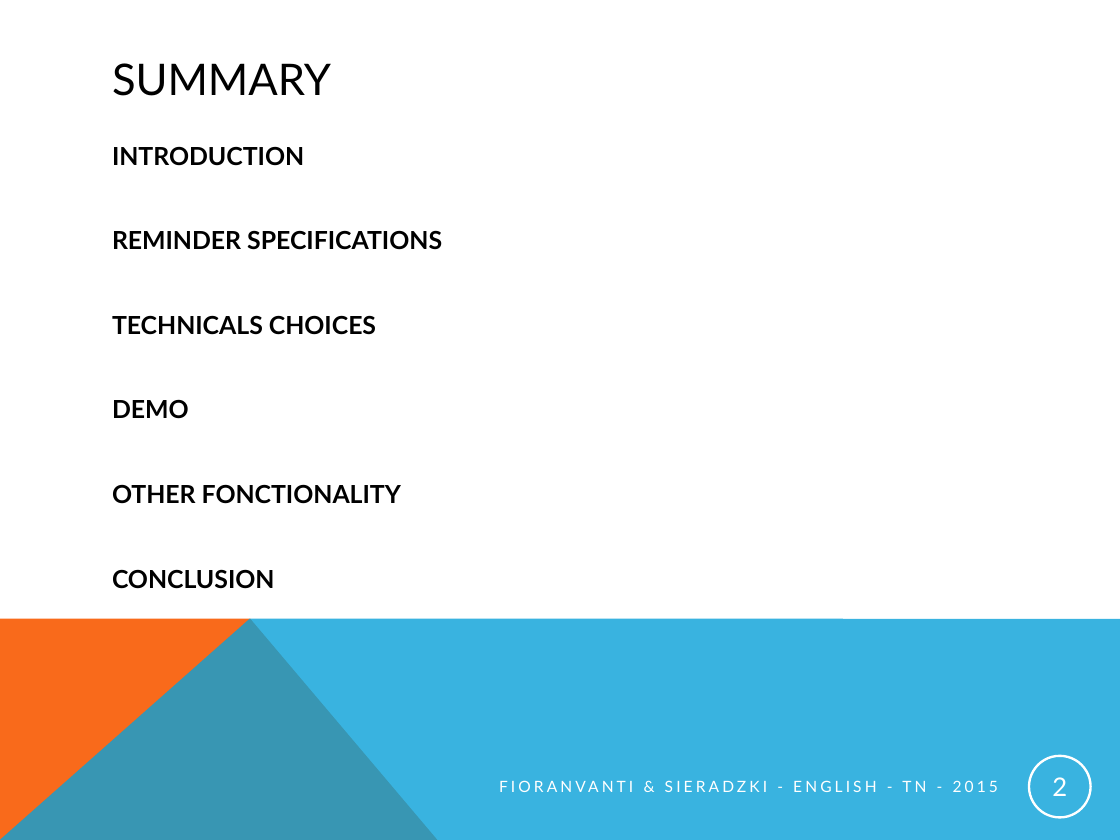
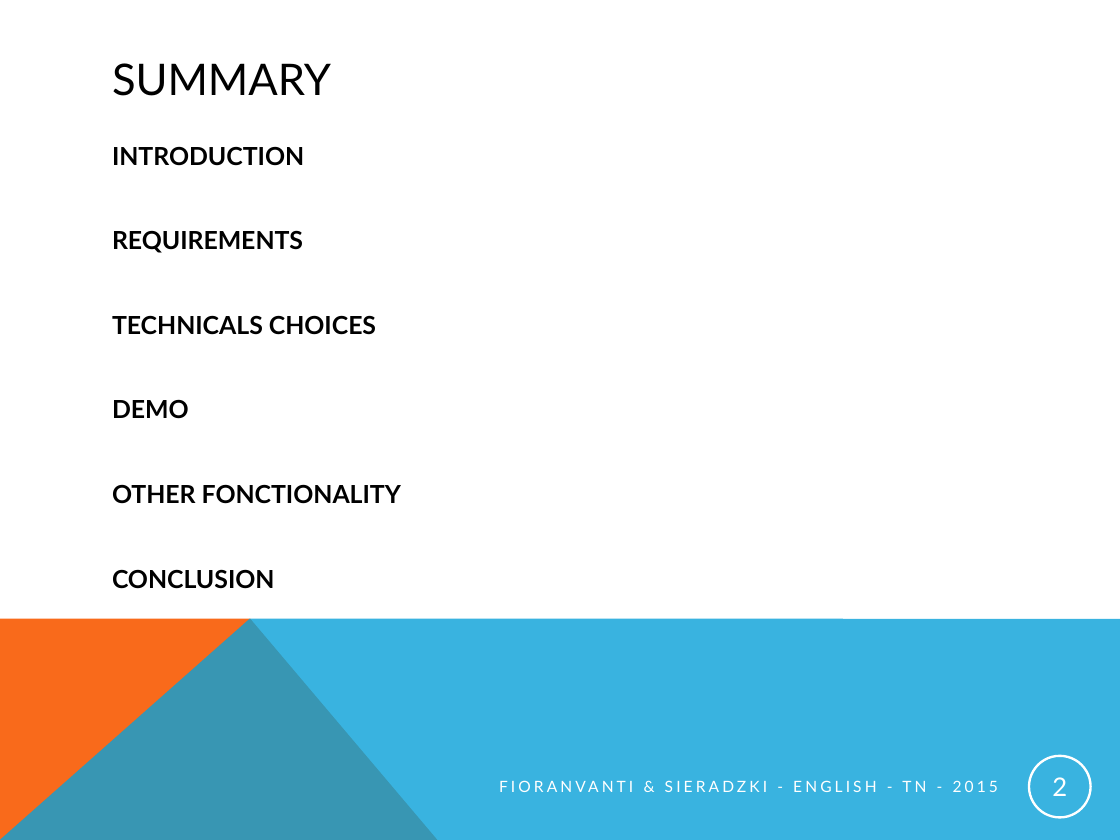
Before and after one commit to pINKmUNster/Projet_Anglais, a slide deck: slide 2 of English_presentation_project.pptx. Drawn at 1120x840 pixels with LibreOffice and Linux fonts; fonts in the diff are those of the drawing. Boxes give left, top, right and bottom in pixels: in the first picture for what was removed or moved away, otherwise in the second. Text is boxed around its words. In the diff, an @@ line names an element or a change of style, - is before the commit and + after.

```diff
--- a/English_presentation_project.pptx
+++ b/English_presentation_project.pptx
@@ text at (x1=112, y1=230, x2=303, y2=253): text changed @@
-REMINDER SPECIFICATIONS
+REQUIREMENTS
```
Also in this commit, not shown: 6 other slides changed.
